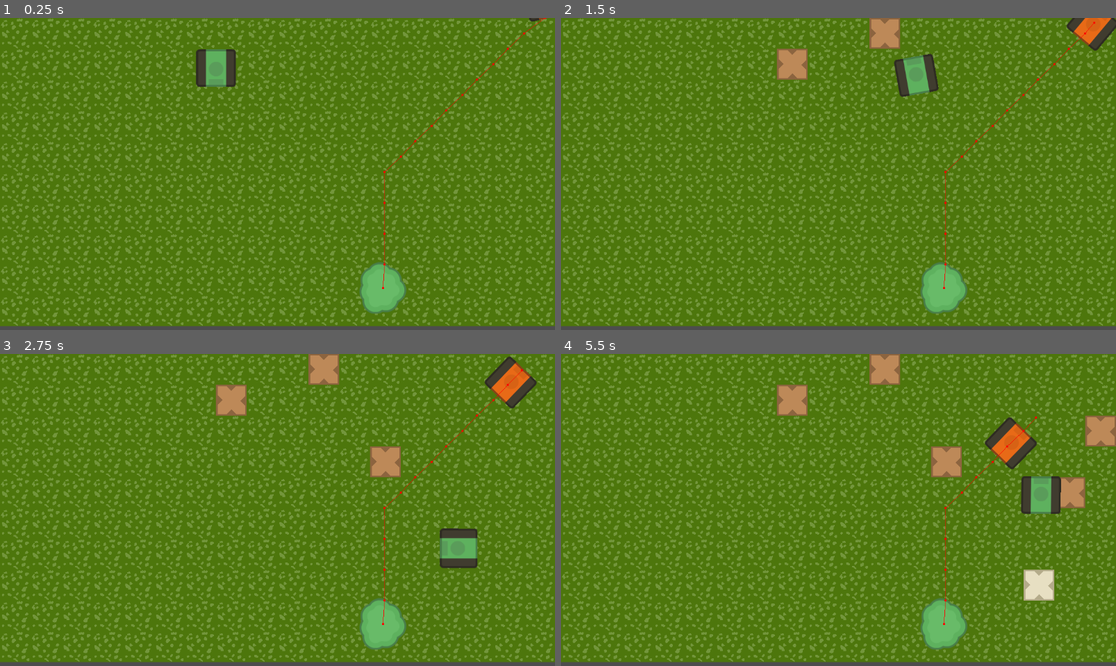
Above: before the commit, frames 1-4 (two rows, left to right).
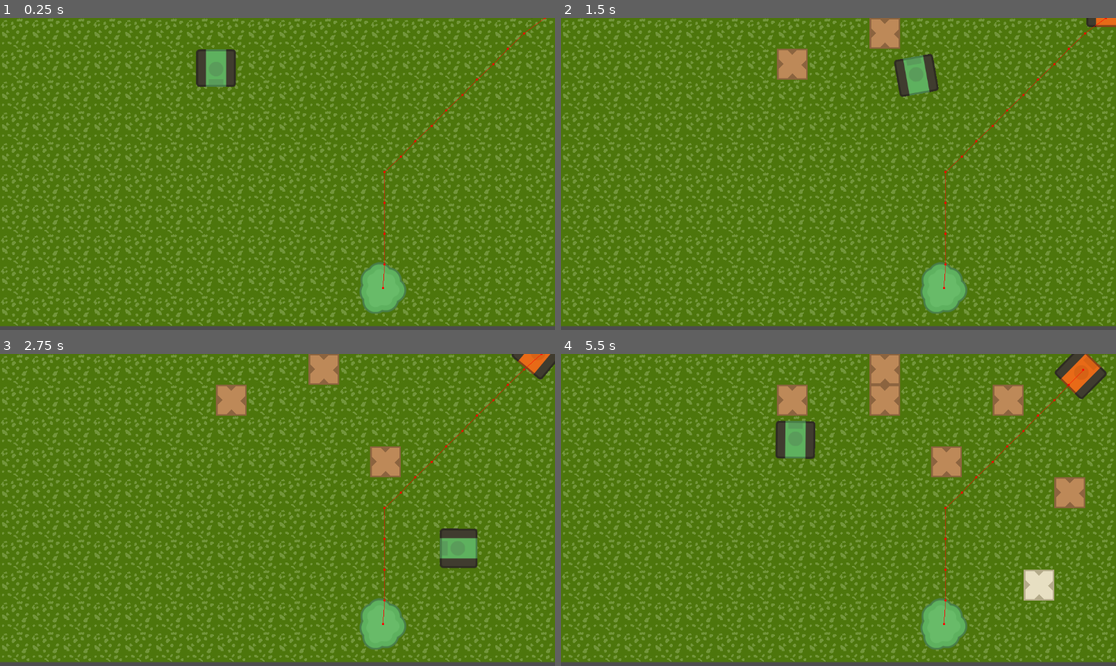
Above: after the commit, the same moments.

Repository: gerep/wall-and-order
Game: Godot game, scene res://scenes/level/level.tscn
Same seed, same stepped clock (60 frames per second), same inputs: the game is played once before the commit and once after it.
Inputs:
- Up to frame 1 (0.25 s): no input
- Up to frame 2 (1.5 s): hold Right (ui_right) 0.53-1.28 s; hold Space (place) 0.53-1.28 s; hold Down (ui_down) from 1.28 s (still down); tap Space (place) at 1.35 s
- Up to frame 3 (2.75 s): release Down (ui_down) at 2.03 s; hold Right (ui_right) from 2.03 s (still down); hold Space (place) from 2.03 s (still down)
- Up to frame 4 (5.5 s): release Right (ui_right) at 2.78 s; release Space (place) at 2.78 s; hold Up (ui_up) 2.78-3.53 s; tap Space (place) at 2.85, 4.35 s; hold Space (place) 3.53-4.28 s; hold Left (ui_left) 3.53-5.03 s; hold Down (ui_down) from 5.03 s (still down); hold Space (place) from 5.03 s (still down)

The runs differ from the first frame. In frame 1, less than 0.1% of the frame differs, in the area x 95-99%, y 0-2%; in frame 2, 0.6%; in frame 3, 1.3%; in frame 4, 5.1%, in the area x 38-100%, y 0-52%.

Commit message:
fix enemy speed

Diff:
--- a/scenes/enemies/basic/basic_enemy.gd
+++ b/scenes/enemies/basic/basic_enemy.gd
@@ -16,7 +16,7 @@
 
 var can_shoot: bool = true
 var can_move: bool = true
-var speed: float = 50.0
+var speed: float = 20.0
 
 
 func _ready() -> void:
@@ -24,11 +24,13 @@
 	shooting_timer.timeout.connect(_on_shotting_timer_timeout)
 	move_timer.timeout.connect(_on_move_timer_timeout)
 
+
 func _physics_process(delta: float) -> void:
 	if not can_move:
 		return
 
 	if navigation_agent_2d.is_navigation_finished():
+		GameManager.game_ended.emit()
 		return
 
 	if ray_cast_2d.is_colliding():
--- a/scripts/game_manager.gd
+++ b/scripts/game_manager.gd
@@ -1,3 +1,4 @@
 extends Node2D
 
 signal tile_destroyed(pos: Vector2i)
+signal game_ended
